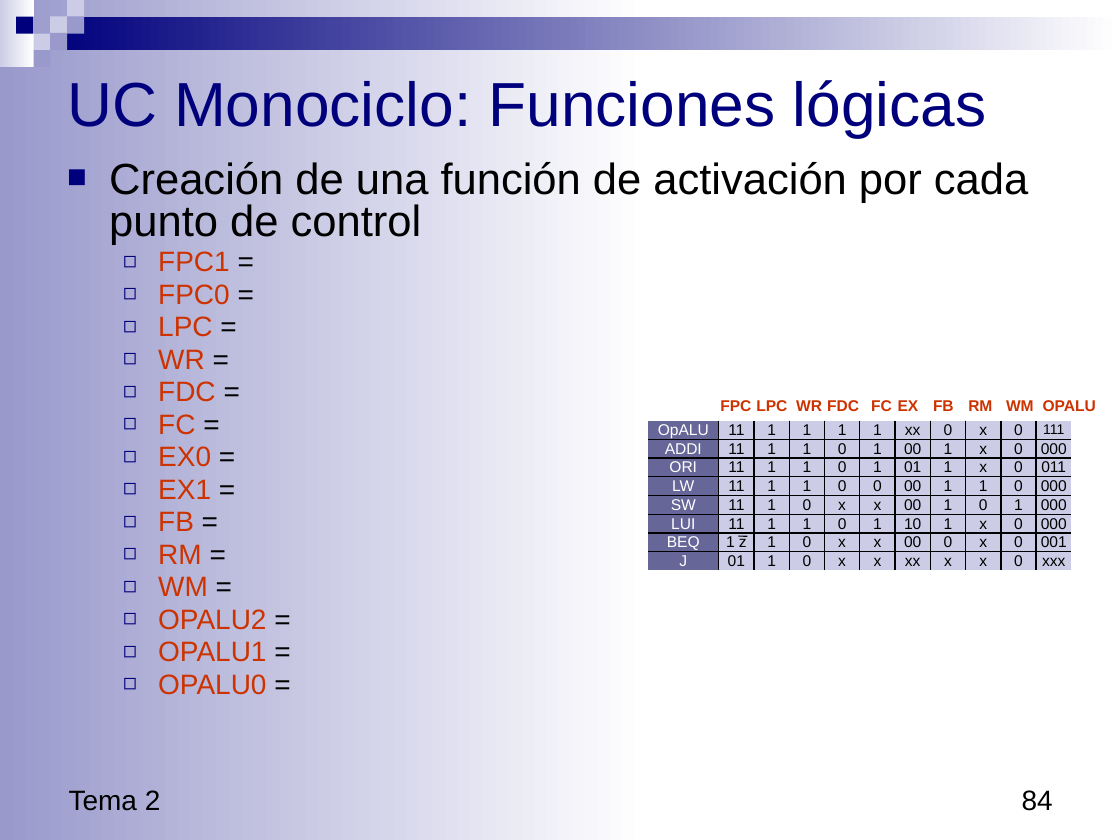
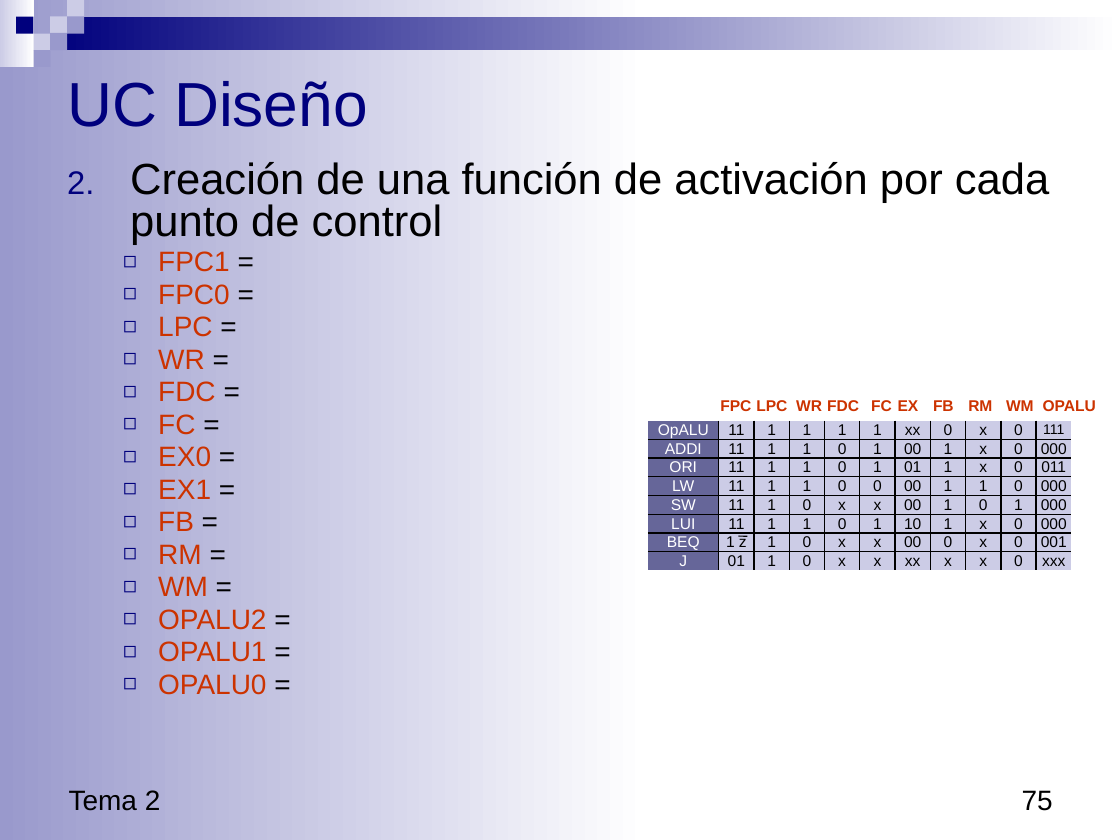
Before and after one commit to luisfromero/fucomp, a slide deck: slide 75 of temas/Tema3.pptx (slide 84 before the commit). Drawn at 1120x840 pixels with LibreOffice and Linux fonts; fonts in the diff are those of the drawing. Boxes give left, top, right and bottom in pixels: in the first picture for what was removed or moved away, otherwise in the second. Text is boxed around its words. In the diff, an @@ line names an element or a change of style, - is before the commit and + after.

```diff
--- a/temas/Tema3.pptx
+++ b/temas/Tema3.pptx
@@ title at <box>67,81,368,127</box>: text changed @@
-UC Monociclo: Funciones lógicas
+UC Diseño
@@ text at <box>130,162,1049,245</box>: bullet ■ to 1. @@
@@ page number at <box>1022,790,1053,811</box>: text changed @@
-84
+75
```
Also in this commit, not shown: 20 other slides changed, 4 slides added, 8 slides removed, 8 other files.
